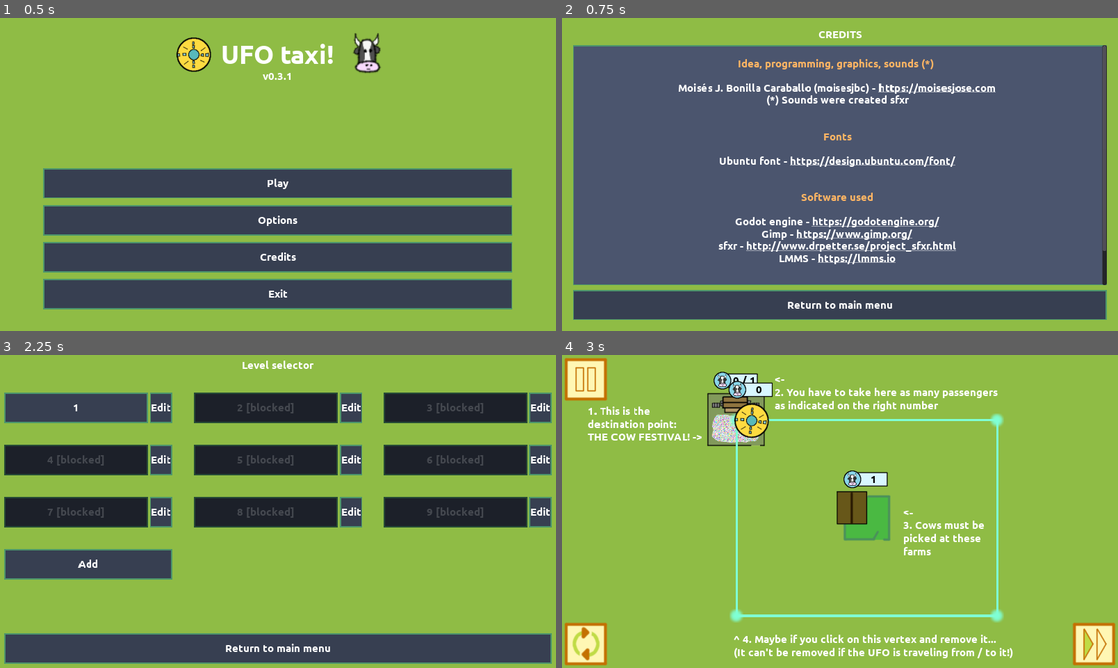
Above: before the commit, frames 1-4 (two rows, left to right).
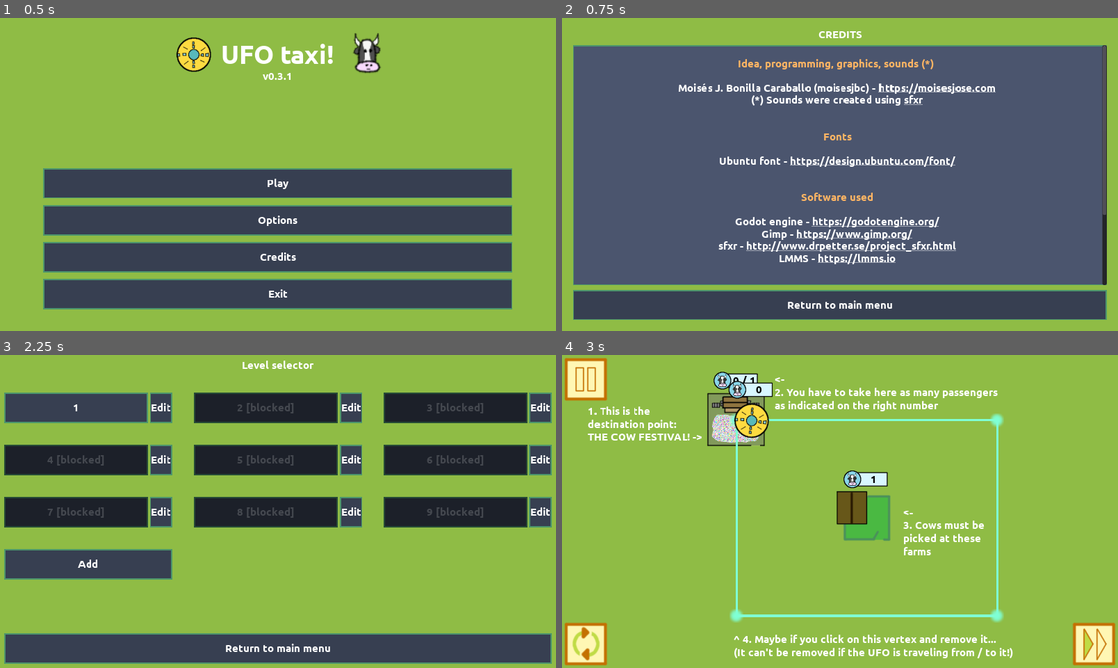
Above: after the commit, the same moments.

Repository: moisesjbc/ufo-taxi
Game: Godot game, scene res://menus/main_menu/main_menu.tscn
The game is run twice, just before and just after one commit, with the same random seed, the same clock (stepped at 60 frames per second) and the same inputs.
Inputs:
- Up to frame 1 (0.5 s): no input
- Up to frame 2 (0.75 s): click "Credits" at 0.5 s
- Up to frame 3 (2.25 s): click "Return to main menu" at 1.25 s; click "Play" at 2 s
- Up to frame 4 (3 s): click "1" at 2.75 s

Frame 1 is identical in both runs. In frame 2, 0.5% of the frame differs, in the area x 34-98%, y 24-75%; in frame 3, less than 0.1%; in frame 4, nothing differs.

Commit message:
Added thanks and minor fixes to credits menu

Diff:
--- a/godot-project/menus/credits_menu/credits_menu.tscn
+++ b/godot-project/menus/credits_menu/credits_menu.tscn
@@ -70,7 +70,7 @@
 [color=#FFB563]Idea, programming, graphics, sounds (*) [/color]
 
 [color=white]Moisés J. Bonilla Caraballo (moisesjbc) - [url=https://moisesjose.com]https://moisesjose.com[/url][/color]
-[color=white](*) Sounds were created sfxr[/color]
+[color=white](*) Sounds were created using [url=http://www.drpetter.se/project_sfxr.html]sfxr[/url][/color]
 
 
 [color=#FFB563]Fonts[/color]
@@ -86,14 +86,19 @@
 LMMS - [url=https://lmms.io]https://lmms.io[/url]
 [/color]
 
-[color=white]Made for  Ludum Dare #47 - [url=https://ldjam.com/]https://ldjam.com/[/url]
-(Theme: \"Stuck in a loop\")[/color]
+[color=#FFB563]Thanks[/color]
+
+LeninGamers (Adrian, Cristian and Omar) - [url=https://www.twitch.tv/leningamers]https://www.twitch.tv/leningamers[/url]
+Himar - [url=https://www.facebook.com/sobrelamarcharockbandcovers]https://www.facebook.com/sobrelamarcharockbandcovers[/url]
+
+[color=#FFB563]Made for  Ludum Dare #47 - [url=https://ldjam.com/]https://ldjam.com/[/url][/color]
+(Theme: \"Stuck in a loop\")
 [/center]"
 text = "
 Idea, programming, graphics, sounds (*)
 
 Moisés J. Bonilla Caraballo (moisesjbc) - https://moisesjose.com
-(*) Sounds were created sfxr
+(*) Sounds were created using sfxr
 
 
 Fonts
@@ -109,6 +114,11 @@
 LMMS - https://lmms.io
 
 
+Thanks
+
+LeninGamers (Adrian, Cristian and Omar) - https://www.twitch.tv/leningamers
+Himar - https://www.facebook.com/sobrelamarcharockbandcovers
+
 Made for  Ludum Dare #47 - https://ldjam.com/
 (Theme: \"Stuck in a loop\")
 "
